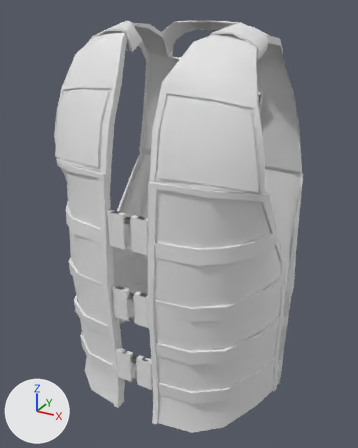
Renders of the FBX model Blender/FBX/Light Amor LP.fbx from each side of a commit.
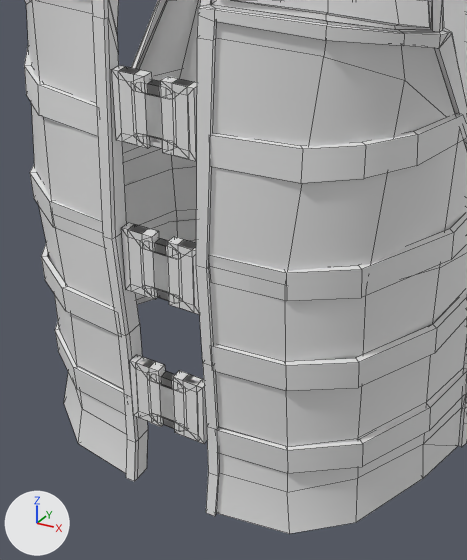
Each version is shown whole from a 50 mm lens placed at (0.385, -0.656, 1.63), pointed at (0.001, 0.043, 1.28), then close up on the part from 15% to 77% of the width and 40% to 99% of the height. The axes (+X, +Y, +Z) are drawn at lower left. The lights are the same throughout. The close-ups show mesh edges as thin lines. Where no turn or scale is listed for an object, it has been applied to the vertices.

Before the edit, the objects in view are built like this:
```python
me_cube_005 = bpy.data.meshes.new('Cube.005')
me_cube_005.from_pydata(...)  # 1502 vertices, 1304 faces; spans x -0.199..0.199, y 0.02..0.371, z -0.389..0.238
# before: 105 (0.027, 0.044, -0.315), 106 (0.027, 0.04, -0.316), 107 (0.027, 0.043, -0.273), 108 (0.027, 0.039, -0.273), 836 (-0.027, 0.044, -0.315)
# before: 837 (-0.027, 0.04, -0.316), 838 (-0.027, 0.043, -0.273), 839 (-0.027, 0.039, -0.273)
# before: 237 (0.045, 0.024, -0.141) at pixel (208, 254), 238 (0.045, 0.026, -0.165) at pixel (210, 282)
# before: 969 (-0.045, 0.026, -0.165)
ob_cube_003 = bpy.data.objects.new('Cube.003', me_cube_005)
ob_cube_003.location = (0.0027, -0.1446, 1.3705)
```
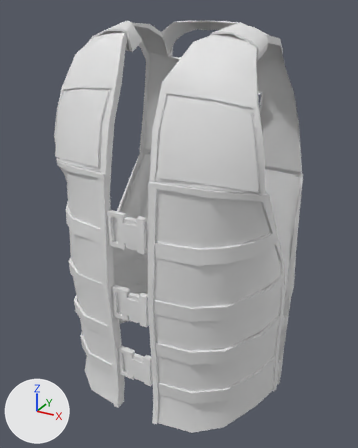
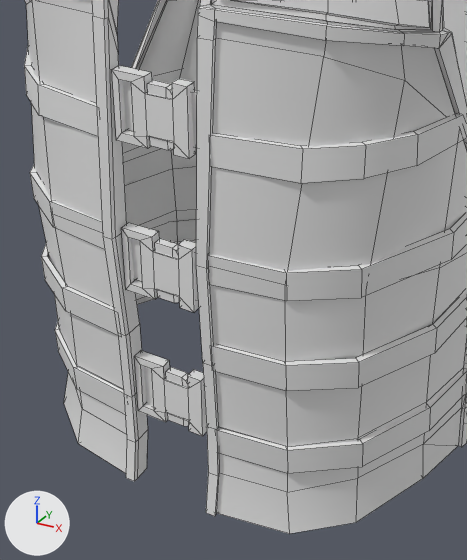
Location of each change, (x1, y1, x2, y2) in pixels of the close-ups (467 x 560 px; the box of a moved part takes in the faces that stretch with it):
part 1 of me_cube_005, moved or reshaped
    before: (130, 355, 202, 441)
    after: (134, 350, 207, 436)
part 2 of me_cube_005, moved or reshaped
    before: (165, 372, 173, 389)
    after: (166, 367, 189, 388)
part 3 of me_cube_005, moved or reshaped (not visible before)
    after: (167, 413, 189, 426)
part 4 of me_cube_005, deleted
    before: (118, 67, 207, 444)
part 5 of me_cube_005, moved or reshaped (not visible before)
    after: (144, 366, 207, 428)
part 6 of me_cube_005, moved or reshaped
    before: (209, 254, 287, 301)
    after: (208, 254, 287, 301)
part 7 of me_cube_005, moved or reshaped
    before: (49, 201, 103, 238)
    after: (49, 201, 105, 250)

What the commit changed:
me_cube_005 is used by ob_cube_003; location (0.0027, -0.1446, 1.3705).
Verts and faces of me_cube_005; kept vertices keep their numbers, new ones are numbered from 1502.
me_cube_005 had 1502 vertices, 1304 faces and spanned x -0.199..0.199, y 0.02..0.371, z -0.389..0.238.
me_cube_005 now has 1320 vertices, 1130 faces and spans x -0.199..0.199, y 0.02..0.371, z -0.389..0.238.
me_cube_005 part 1: the loose piece of 33 vertices spanning x -0.034..0.028, y 0.028..0.037, z -0.321..-0.266 is moved by (0.0, 0.006, 0.0).
me_cube_005 part 2: the loose piece of 14 vertices spanning x -0.005..0.015, y 0.029..0.037, z -0.278..-0.271 is moved by (0.0, 0.006, 0.0).
me_cube_005 part 3: the loose piece of 14 vertices spanning x -0.005..0.015, y 0.029..0.037, z -0.318..-0.311 is moved by (0.0, 0.006, 0.0).
me_cube_005 part 4: 9 loose pieces with 182 vertices, spanning x -0.028..0.034, y 0.028..0.037, z -0.321..-0.017, are deleted.
Part 5, on me_cube_005:
Vertices 105 to 108 move by (-0.013, 0.0, 0.0).
Vertices 836 to 839 move by (0.013, 0.0, 0.0).
Part 6, on me_cube_005:
Vertex 237 moves to (0.045, 0.023, -0.141), pixel (207, 255).
Vertex 238 moves to (0.045, 0.023, -0.165), pixel (208, 284).
Part 7, on me_cube_005:
Vertex 969 moves to (-0.045, 0.024, -0.165).
